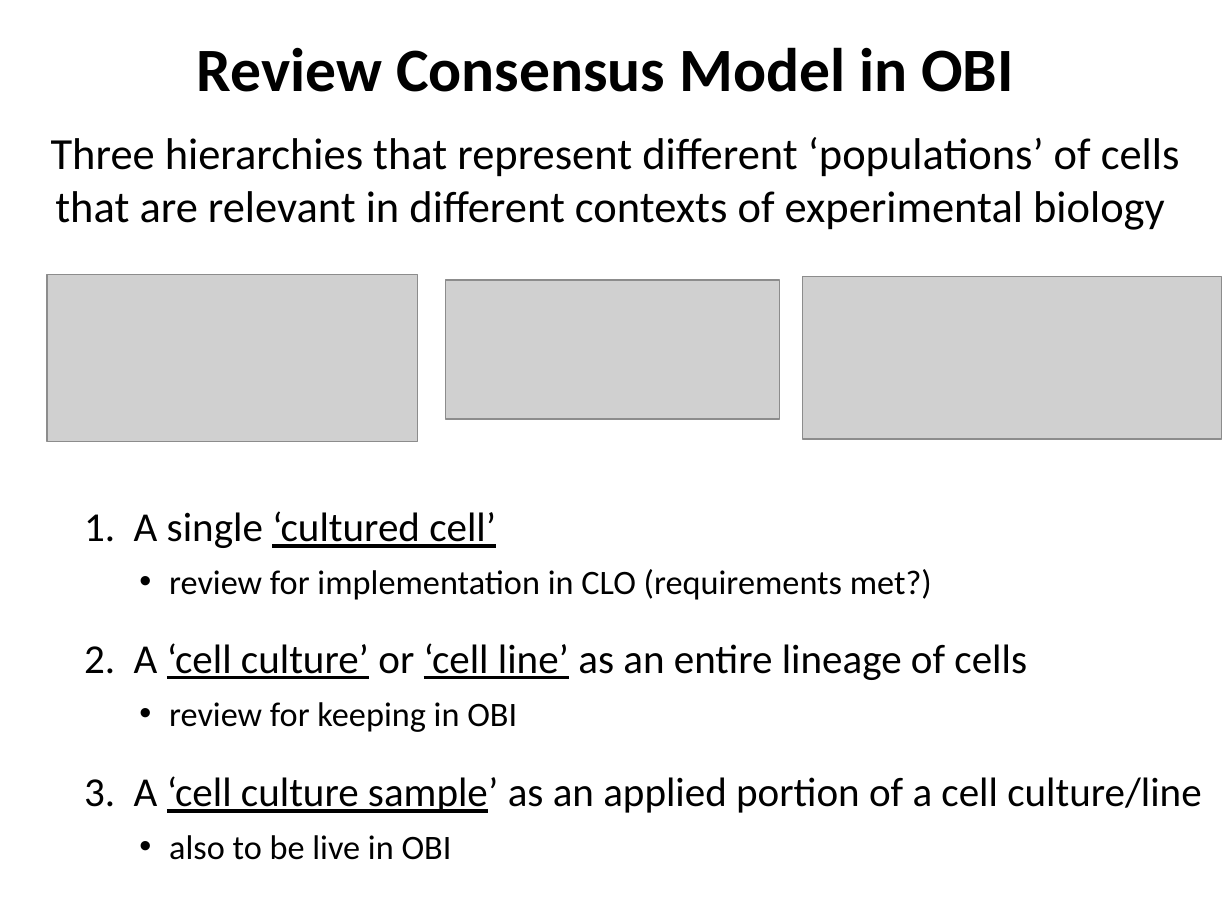
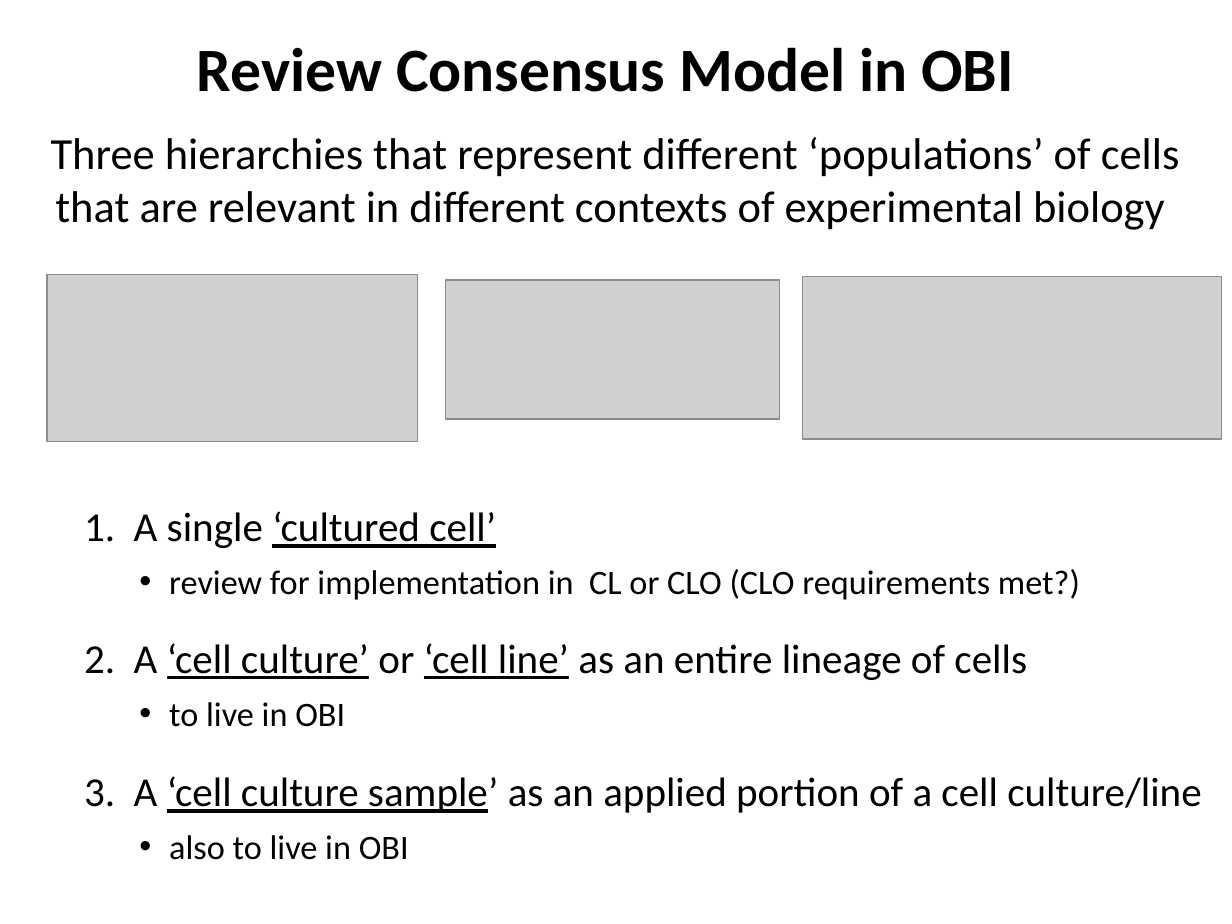
Before and after one commit to obi-ontology/obi-legacy-svn, a slide deck: slide 8 of trunk/docs/presentations/OBI-CLO-CL March 2013 Alignment/3-21-13_CLO-OBI_cell_culture_alignment.pptx. Drawn at 1232x924 pixels with LibreOffice and Linux fonts; fonts in the diff are those of the drawing; grey boxes stand for pictures. Boxes give left, top, right and bottom in pixels: in the first picture for what was removed or moved away, otherwise in the second. Text is boxed around its words. In the diff, an @@ line names an element or a change of style, - is before the commit and + after.

```diff
--- a/trunk/docs/presentations/OBI-CLO-CL March 2013 Alignment/3-21-13_CLO-OBI_cell_culture_alignment.pptx
+++ b/trunk/docs/presentations/OBI-CLO-CL March 2013 Alignment/3-21-13_CLO-OBI_cell_culture_alignment.pptx
@@ text at [169,569,1080,600]: text changed @@
-    • review for implementation in CLO (requirements met?)
+    • review for implementation in CL or CLO (CLO requirements met?)
@@ text at [169,702,345,727]: text changed @@
-    • review for keeping in OBI
+    • to live in OBI
@@ text at [169,835,409,860]: text changed @@
-  • also to be live in OBI
+  • also to live in OBI
```
Also in this commit, not shown: 4 other slides changed, 5 slides added.
